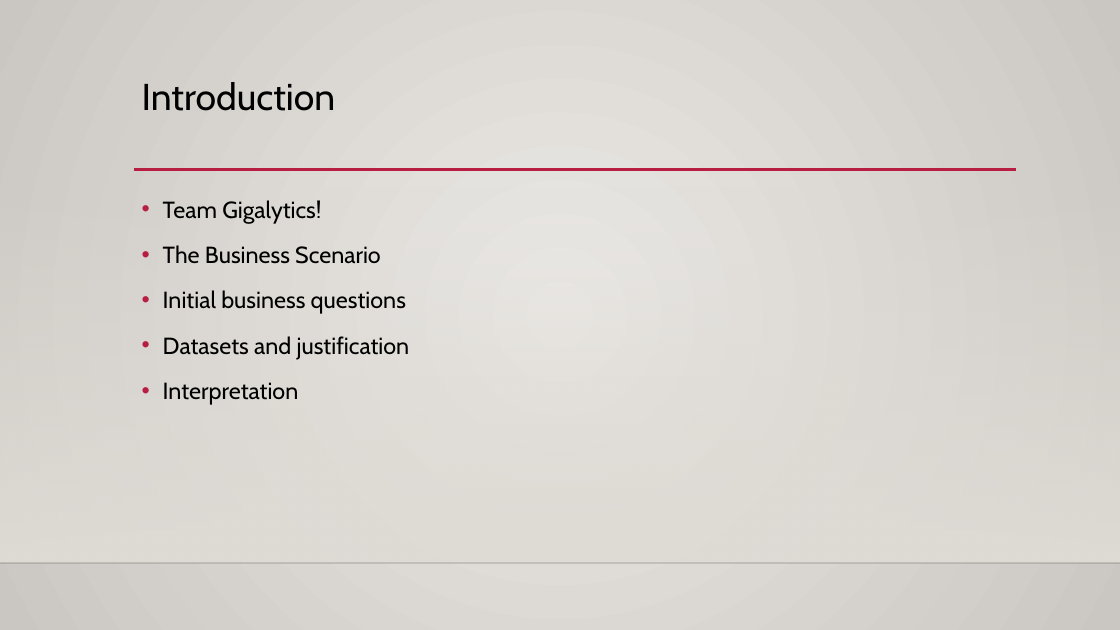
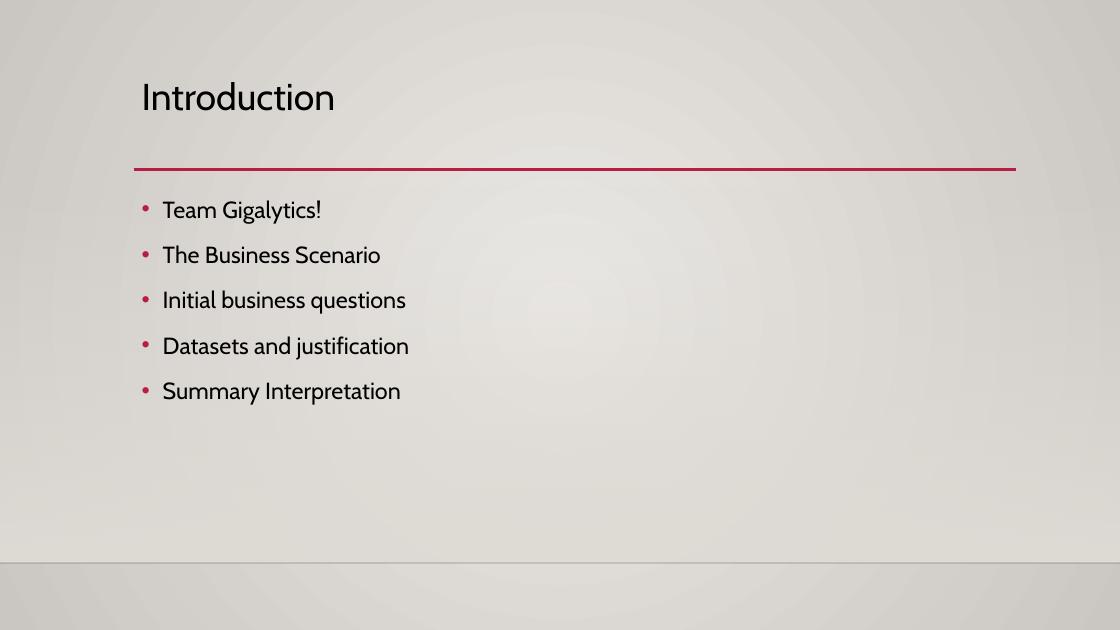
Before and after one commit to mahyarshu/Gigalytics, a slide deck: slide 4 of documents/Presentation/Innovators.pptx. Drawn at 1120x630 pixels with LibreOffice and Linux fonts; fonts in the diff are those of the drawing; background and template pictures are left out. Boxes give left, top, right and bottom in pixels: in the first picture for what was removed or moved away, otherwise in the second. Text is boxed around its words. In the diff, an @@ line names an element or a change of style, - is before the commit and + after.

```diff
--- a/documents/Presentation/Innovators.pptx
+++ b/documents/Presentation/Innovators.pptx
@@ text at [163,382,401,405]: text changed @@
-• Interpretation
+• Summary Interpretation
```
Also in this commit, not shown: 16 other slides changed, 1 slide added, 1 slide removed.
